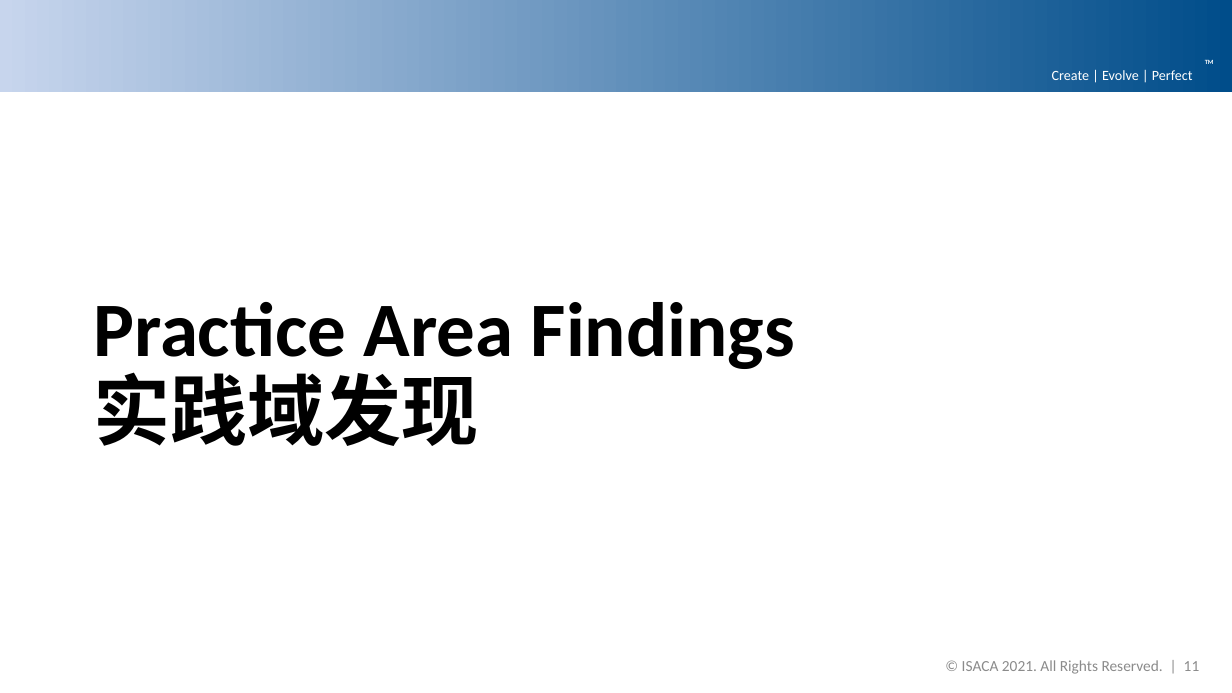
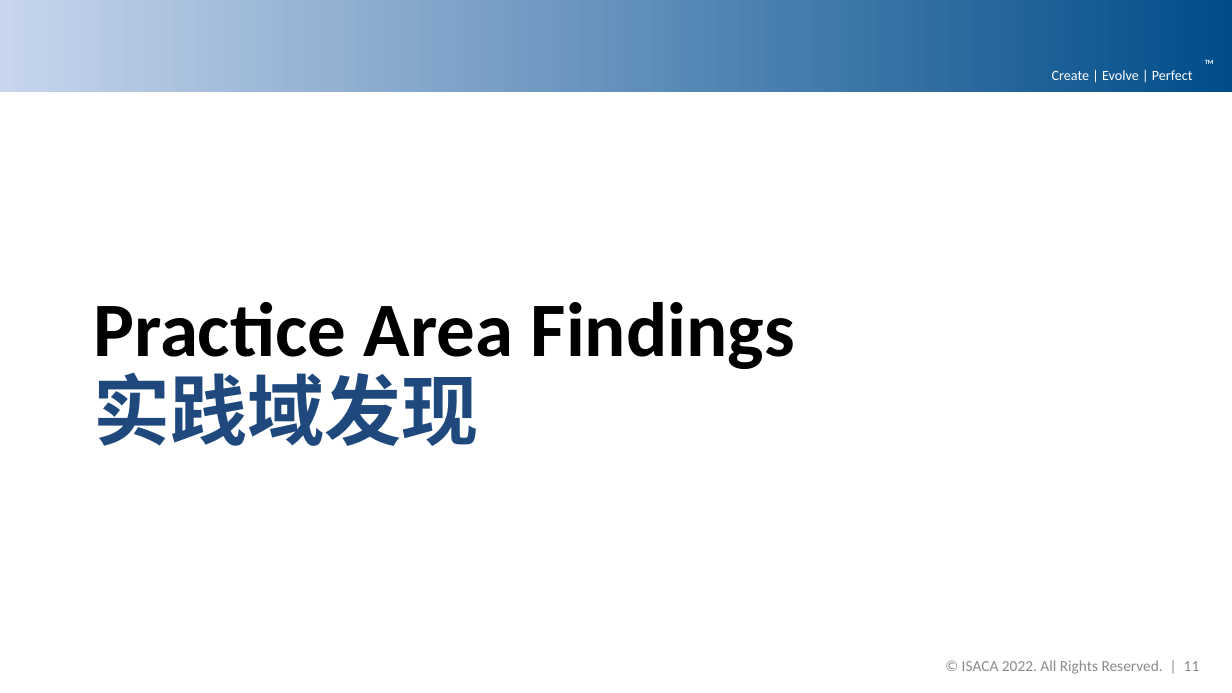
Before and after one commit to DemixTech/CMMITools, a slide deck: slide 11 of 2021-04-12to04-16 (A5) C53517 SoftMARS/21_10v01_MarsBaseAlpha_PreliminaryFindings.pptx. Drawn at 1232x693 pixels with LibreOffice and Linux fonts; fonts in the diff are those of the drawing; background and template pictures are left out. Boxes give left, top, right and bottom in pixels: in the first picture for what was removed or moved away, otherwise in the second. Text is boxed around its words. In the diff, an @@ line names an element or a change of style, - is before the commit and + after.

Commit message:
Demix Process Improvements #10
Update list (All presentation, and Plans)
1) pptxCover B26 changed CMMI Institute to ISACA, B30 changed SCAMPI to CMMI® Benchmark.
2) Updated Slide master to ISACA 2022.
3) Changed CN colour to #1F497D.
4) Added CN to Performance report, Ratings, and Team signature page.
5) Updated flags with India (Alphabetically)
6) Updated CMMI Dev logo
7) Changed "Chinese name" to "Indigenous name" and updated pptx. links.
8) Changed CN 'weakness "弱点" to "弱项".
9) Added and optional Agenda slide at the back for those who wants to use it.

```diff
--- a/2021-04-12to04-16 (A5) C53517 SoftMARS/21_10v01_MarsBaseAlpha_PreliminaryFindings.pptx
+++ b/2021-04-12to04-16 (A5) C53517 SoftMARS/21_10v01_MarsBaseAlpha_PreliminaryFindings.pptx
@@ title "Practice Area Findings 实践域发现" at (93, 302, 795, 446): text colour #000000 to #1F497D in "实践域发现" @@
@@ text at (962, 660, 1200, 674): text changed @@
-© ISACA 2021. All Rights Reserved. | 11
+© ISACA 2022. All Rights Reserved. | 11
```
Also in this commit, not shown: 24 other slides changed, 12 other files.
